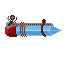
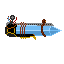
Layers edited between the first and the second 64×64 image:
added layer "Copie de Copie de Cannon" above "Arrière-plan" over left=5, top=24, right=62, bottom=40
painted on "Arrière-plan" over left=52, top=26, right=62, bottom=31
